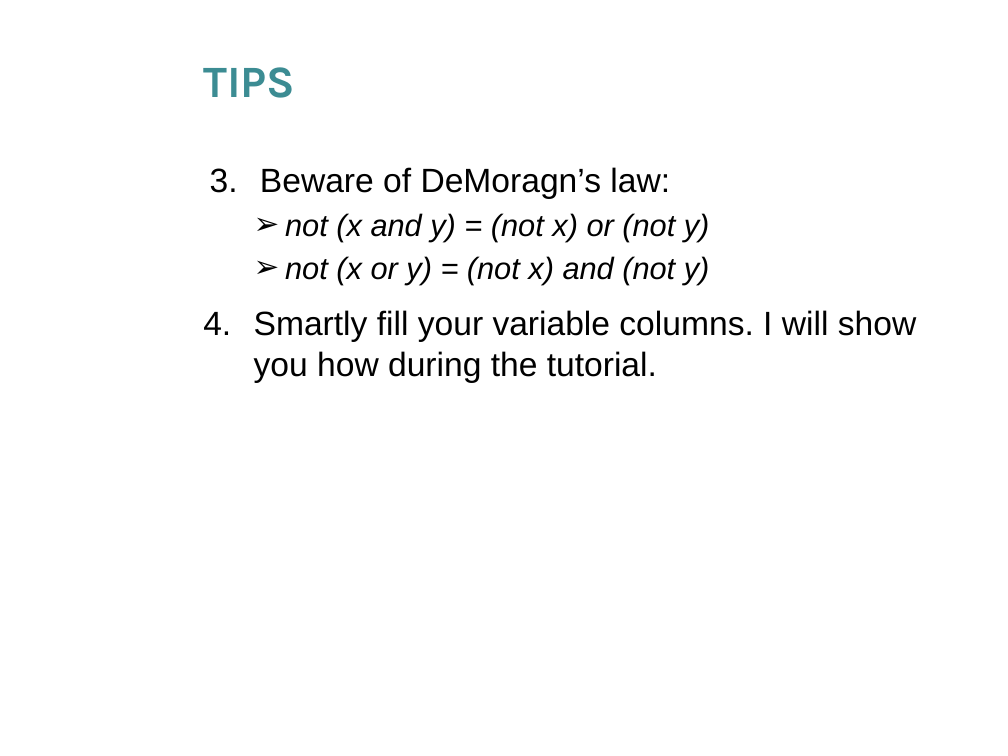
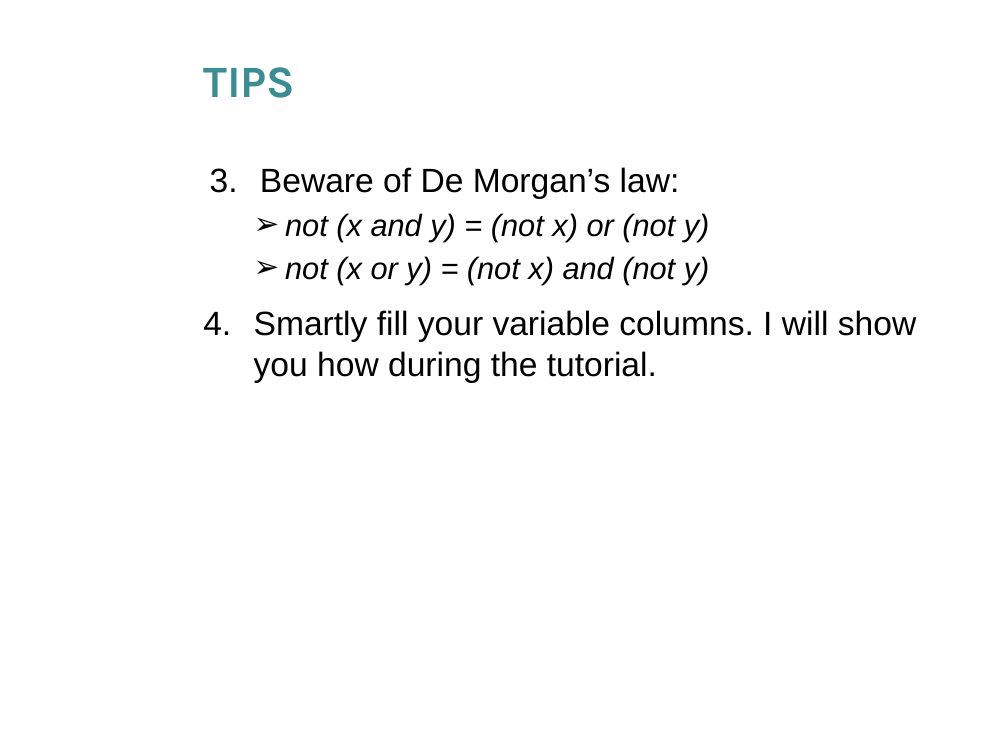
Before and after one commit to husathap/husathap.github.io, a slide deck: slide 6 of teaching/f15_cpsc217/Week_4_1.pptx. Drawn at 1008x756 pixels with LibreOffice and Linux fonts; fonts in the diff are those of the drawing; background and template pictures are left out. Boxes give left, top, right and bottom in pixels: in the first picture for what was removed or moved away, otherwise in the second. Text is boxed around its words. In the diff, an @@ line names an element or a change of style, - is before the commit and + after.

Commit message:
Fixed a typo.

```diff
--- a/teaching/f15_cpsc217/Week_4_1.pptx
+++ b/teaching/f15_cpsc217/Week_4_1.pptx
@@ text at [260, 167, 680, 199]: text changed @@
-3. Beware of DeMoragn’s law:
+3. Beware of De Morgan’s law:
```
